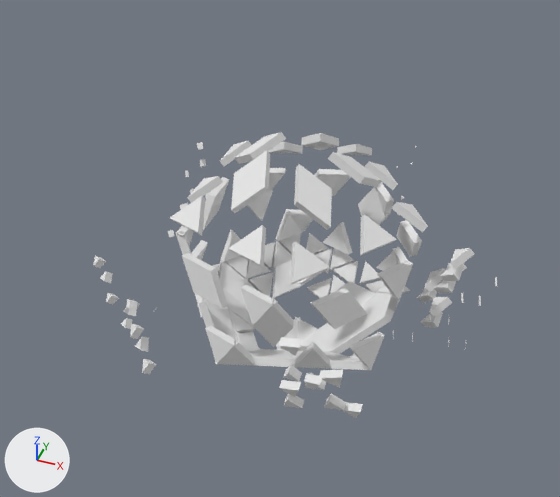
The Blender file r03_falloff_b2.78.blend: old version first, new version second.
Camera for both pictures: a 50 mm camera at (9.57, -11.01, 8.91) aimed at (5.29, 0.03, -0.07). Lighting does not change. The marker at lower left points along +X, +Y and +Z.

The first picture shows 'SourceObj'.
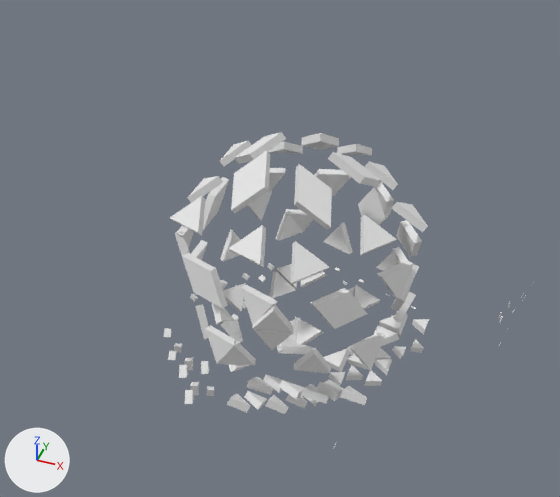
Commit message: Update falloff test

Boxes (x1, y1, x2, y2) around the edits, measured in the pictures (560 x 497 px; the box of a moved part takes in the faces that stretch with it):
'SourceObj', reshaped
    before: (93, 132, 497, 418)
    after: (163, 132, 534, 448)
part 1 of me_animesh_original_mesh, moved or reshaped
    before: (93, 189, 497, 418)
    after: (163, 190, 534, 448)
part 2 of me_animesh_original_mesh, moved or reshaped (not visible afterwards)
    before: (168, 142, 210, 237)

The change in detail:
me_animesh_original_mesh is used by ob_sourceobj; location (5.68, 0.0, 0.0).
me_animesh_original_mesh had 960 vertices, 320 faces and spanned x -4.16..4.01, y -4.03..4.03, z -3.73..3.97.
me_animesh_original_mesh now has 960 vertices, 320 faces and spans x -4.16..4.22, y -4.03..4.03, z -3.73..3.97.
me_animesh_original_mesh part 1: 327 of 960 vertices moved; they spanned x -3.06..3.7, y -3.29..2.39, z -2.62..1.35 and now span x -3.42..4.22, y -4.03..3.04, z -3.23..1.35; mean shift (0.06, -0.08, -0.46); largest move (0.23, 1.67, -1.71) -> (0.81, 2.54, -2.8).
me_animesh_original_mesh part 2: 27 of 960 vertices moved; they spanned x -3.52..-2.86, y 1.19..2.33, z -1.33..0.5 and now span x -3.76..-3.18, y 1.46..2.49, z -1.35..0.41; mean shift (-0.31, 0.22, -0.07); largest move (-3.12, 1.49, -0.6) -> (-3.65, 1.8, -0.77).
